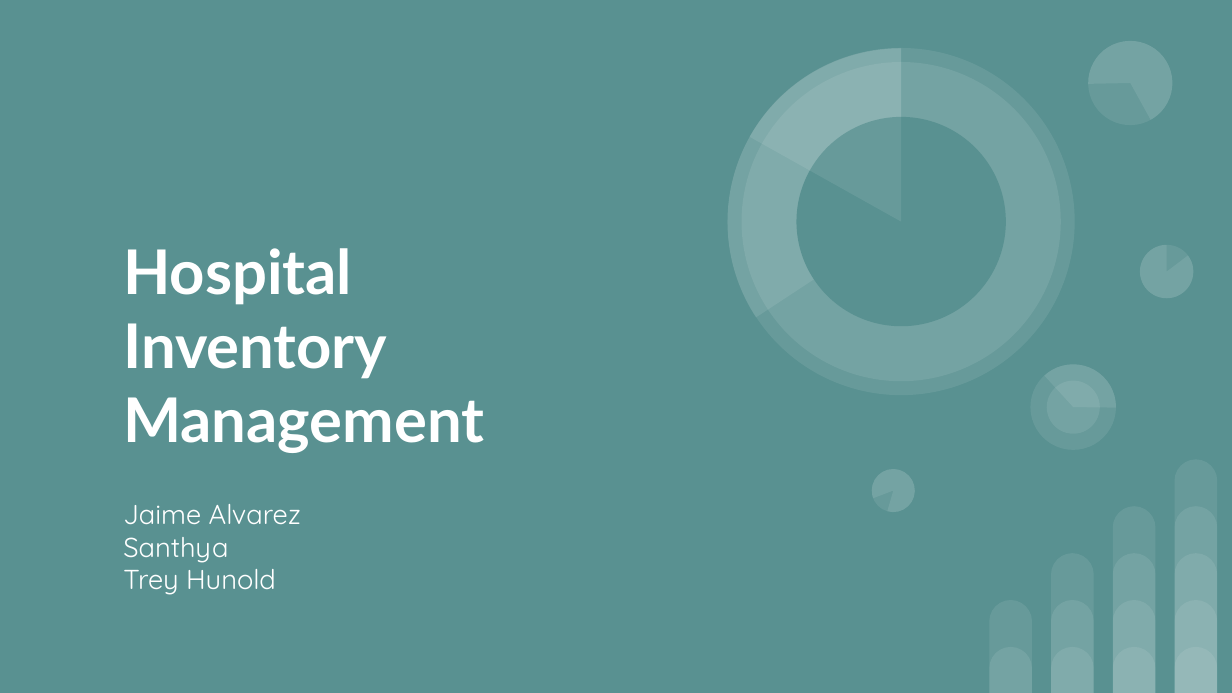
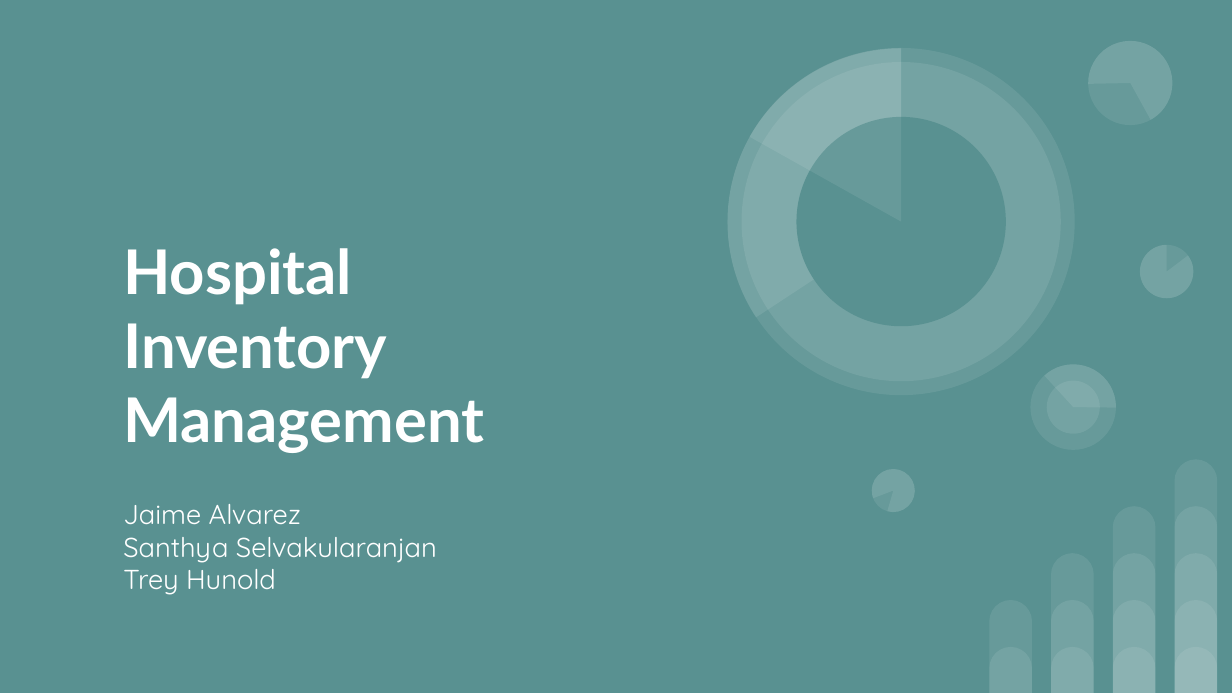
Before and after one commit to treyhunold/HospitalInventoryMangement, a slide deck: slide 1 of Presentation.pptx. Drawn at 1232x693 pixels with LibreOffice and Linux fonts; fonts in the diff are those of the drawing. Boxes give left, top, right and bottom in pixels: in the first picture for what was removed or moved away, otherwise in the second. Text is boxed around its words. In the diff, an @@ line names an element or a change of style, - is before the commit and + after.

```diff
--- a/Presentation.pptx
+++ b/Presentation.pptx
@@ subtitle at box(123, 537, 437, 563): text changed @@
-Santhya
+Santhya Selvakularanjan
```
Also in this commit, not shown: 2 other slides changed, 1 slide added, 1 slide removed.
